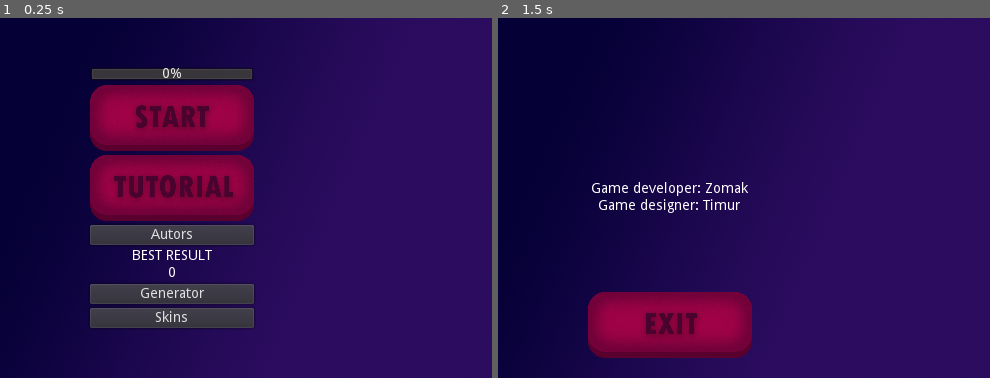
Above: before the commit, frames 1-2 (left to right).
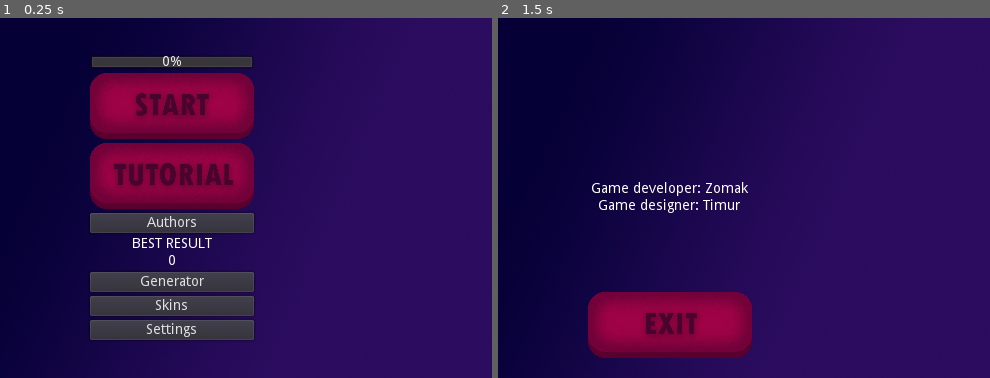
Above: after the commit, the same moments.

Repository: DanisGaleev/Gravity
Game: Godot game, scene res://scenes/menu/menu/Menu.tscn
The game is run twice, just before and just after one commit, with the same random seed, the same clock (stepped at 60 frames per second) and the same inputs.
Inputs (mouse positions are in pixels of both pictures, inside the frame that each line leads up to):
- Up to frame 1 (0.25 s): no input
- Up to frame 2 (1.5 s): click "Autors" (after the commit: "Authors") at 0.5 s; tap Enter (respawn) at 1.25 s; move the mouse to (812, 180) at 1.27 s; hold D (right) from 1.28 s (still down); hold Mouse wheel up (zoom_in) from 1.28 s (still down)

The runs differ from the first frame. In frame 1, 15% of the frame differs, in the area x 18-52%, y 10-90%; in frame 2, nothing differs.

Commit message:
добавил все слова демона

Diff:
--- a/scenes/entities/enemy/Enemy.gd
+++ b/scenes/entities/enemy/Enemy.gd
@@ -18,11 +18,11 @@
 func play_sound():
 	print(text.text)
 	if text.text == "You will never\nsafe your beloved":
-		$AudioStreamPlayer.stream = load("res://audio/you_will_never_safe.mp3")
+		$AudioStreamPlayer.stream = load("res://audio/devil_phrase/levels_phrase/you_will_never_safe/you_will_never_safe_en.mp3")
 	elif text.text == "You will never\nget out of my maze":
-		$AudioStreamPlayer.stream = load("res://audio/you_will_never_get_out.mp3")
+		$AudioStreamPlayer.stream = load("res://audio/devil_phrase/levels_phrase/you_will_never_get_out/you_will_never_get_out_en.mp3")
 	else:
-		$AudioStreamPlayer.stream = load("res://audio/your_beloved_will_stay.mp3")
+		$AudioStreamPlayer.stream = load("res://audio/devil_phrase/levels_phrase/your_beloved_will_stay/your_beloved_will_stay_en.mp3")
 	$AudioStreamPlayer.playing = true
 func _on_Timer_timeout():
 	text.text = enemy_phrases[randi() % enemy_phrases.size()]
--- a/scenes/entities/enemy/Enemy.tscn
+++ b/scenes/entities/enemy/Enemy.tscn
@@ -2,7 +2,7 @@
 
 [ext_resource path="res://scenes/entities/enemy/Enemy.gd" type="Script" id=1]
 [ext_resource path="res://sprites/devil.png" type="Texture" id=2]
-[ext_resource path="res://audio/you_will_never_safe.mp3" type="AudioStream" id=3]
+[ext_resource path="res://audio/devil_phrase/levels_phrase/you_will_never_safe/you_will_never_safe_en.mp3" type="AudioStream" id=3]
 
 [sub_resource type="RectangleShape2D" id=1]
 extents = Vector2( 8, 8 )
--- a/scenes/menu/menu/Menu.gd
+++ b/scenes/menu/menu/Menu.gd
@@ -47,3 +47,7 @@
 
 func _on_Skins_pressed():
 	get_tree().change_scene("res://scenes/menu/skins/Skins.tscn")
+
+
+func _on_Settings_pressed():
+	get_tree().change_scene("res://scenes/menu/settings/Settings.tscn")
--- a/scenes/menu/menu/Menu.tscn
+++ b/scenes/menu/menu/Menu.tscn
@@ -38,9 +38,9 @@
 
 [node name="VBoxContainer" type="VBoxContainer" parent="MarginContainer"]
 margin_left = 238.0
-margin_top = 49.0
+margin_top = 37.0
 margin_right = 402.0
-margin_bottom = 310.0
+margin_bottom = 322.0
 size_flags_horizontal = 4
 size_flags_vertical = 4
 
@@ -79,7 +79,7 @@
 margin_bottom = 178.0
 size_flags_horizontal = 5
 size_flags_vertical = 5
-text = "Autors"
+text = "Authors"
 
 [node name="BestRes" type="Label" parent="MarginContainer/VBoxContainer"]
 margin_top = 182.0
@@ -107,8 +107,17 @@
 size_flags_vertical = 5
 text = "Skins"
 
+[node name="Settings" type="Button" parent="MarginContainer/VBoxContainer"]
+margin_top = 265.0
+margin_right = 164.0
+margin_bottom = 285.0
+size_flags_horizontal = 5
+size_flags_vertical = 5
+text = "Settings"
+
 [connection signal="pressed" from="MarginContainer/VBoxContainer/Start" to="." method="_on_Start_pressed"]
 [connection signal="pressed" from="MarginContainer/VBoxContainer/Turorial" to="." method="_on_Turorial_pressed"]
 [connection signal="pressed" from="MarginContainer/VBoxContainer/Authors" to="." method="_on_Authors_pressed"]
 [connection signal="pressed" from="MarginContainer/VBoxContainer/Generator" to="." method="_on_Generator_pressed"]
 [connection signal="pressed" from="MarginContainer/VBoxContainer/Skins" to="." method="_on_Skins_pressed"]
+[connection signal="pressed" from="MarginContainer/VBoxContainer/Settings" to="." method="_on_Settings_pressed"]
--- /dev/null
+++ b/scenes/menu/settings/Settings.tscn
@@ -0,0 +1,46 @@
+[gd_scene load_steps=3 format=2]
+
+[ext_resource path="res://sprites/background.png" type="Texture" id=1]
+
+[sub_resource type="ButtonGroup" id=1]
+resource_name = "buttons"
+
+[node name="Control" type="Control"]
+anchor_right = 1.0
+anchor_bottom = 1.0
+
+[node name="TextureRect" type="TextureRect" parent="."]
+anchor_right = 1.0
+anchor_bottom = 1.0
+texture = ExtResource( 1 )
+expand = true
+
+[node name="CheckBox" type="CheckBox" parent="."]
+margin_right = 152.0
+margin_bottom = 192.0
+group = SubResource( 1 )
+
+[node name="Button" type="Button" parent="." groups=["buttons"]]
+margin_right = 40.0
+margin_bottom = 20.0
+text = "fffffff"
+
+[node name="Button2" type="Button" parent="." groups=["buttons"]]
+margin_right = 12.0
+margin_bottom = 20.0
+text = "fffffffffhh4eefff"
+
+[node name="Button3" type="Button" parent="." groups=["buttons"]]
+margin_right = 12.0
+margin_bottom = 20.0
+text = "fffffff"
+
+[node name="Button4" type="Button" parent="." groups=["buttons"]]
+margin_right = 12.0
+margin_bottom = 20.0
+text = "fffffffadadad"
+
+[node name="Button5" type="Button" parent="." groups=["buttons"]]
+margin_right = 12.0
+margin_bottom = 20.0
+text = "g"
Not shown, added: audio/devil_phrase/levels_phrase/you_will_never_get_out/you_will_never_get_out_en.mp3.import
Not shown, added: audio/devil_phrase/levels_phrase/you_will_never_get_out/you_will_never_get_out_ru.mp3.import
Not shown, added: audio/devil_phrase/levels_phrase/you_will_never_safe/you_will_never_safe_en.mp3.import
Not shown, added: audio/devil_phrase/levels_phrase/you_will_never_safe/you_will_never_safe_ru.mp3.import
Not shown, added: audio/devil_phrase/levels_phrase/your_beloved_will_stay/your_beloved_will_stay_en.mp3.import
Not shown, added: audio/devil_phrase/levels_phrase/your_beloved_will_stay/your_beloved_will_stay_ru.mp3.import
Not shown, added: audio/devil_phrase/plot_phrase/ha_ha_ha_your_beloved_has_fallen/ha_ha_ha_your_beloved_has_fallen_en.mp3.import
Not shown, added: audio/devil_phrase/plot_phrase/ha_ha_ha_your_beloved_has_fallen/ha_ha_ha_your_beloved_has_fallen_ru.mp3.import
Not shown, added: audio/devil_phrase/plot_phrase/this_is_not_the_end/this_is_not_the_end_en.mp3.import
Not shown, added: audio/devil_phrase/plot_phrase/this_is_not_the_end/this_is_not_the_end_ru.mp3.import
Not shown, added: audio/devil_phrase/plot_phrase/you_finally_reached_her/you_finally_reached_her_en.mp3.import
Not shown, added: audio/devil_phrase/plot_phrase/you_finally_reached_her/you_finally_reached_her_ru.mp3.import
(and 21 more such lines)
